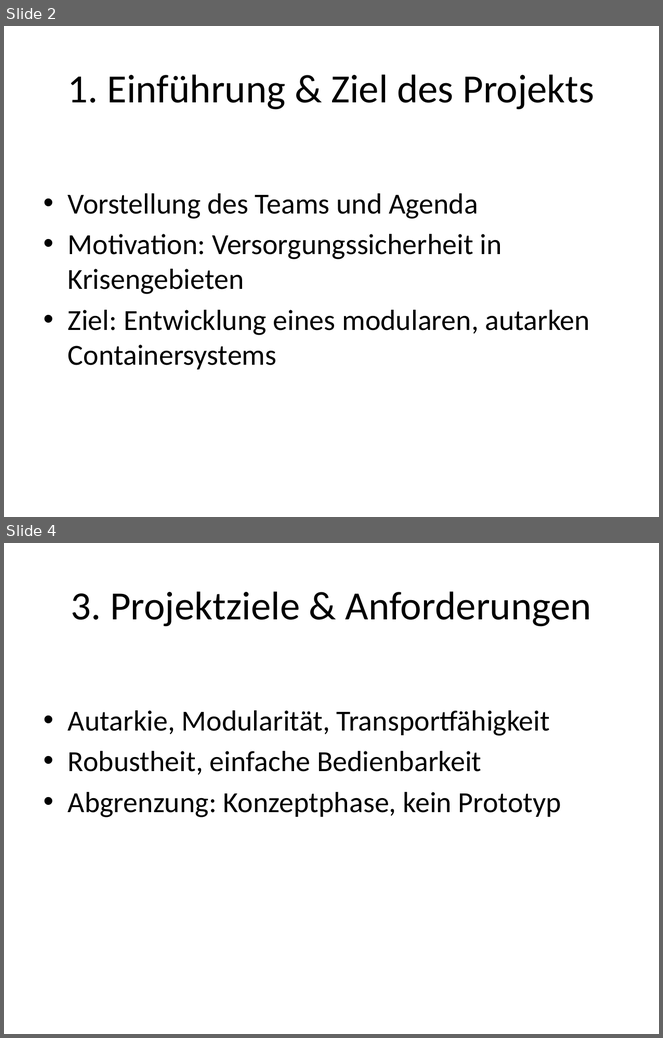
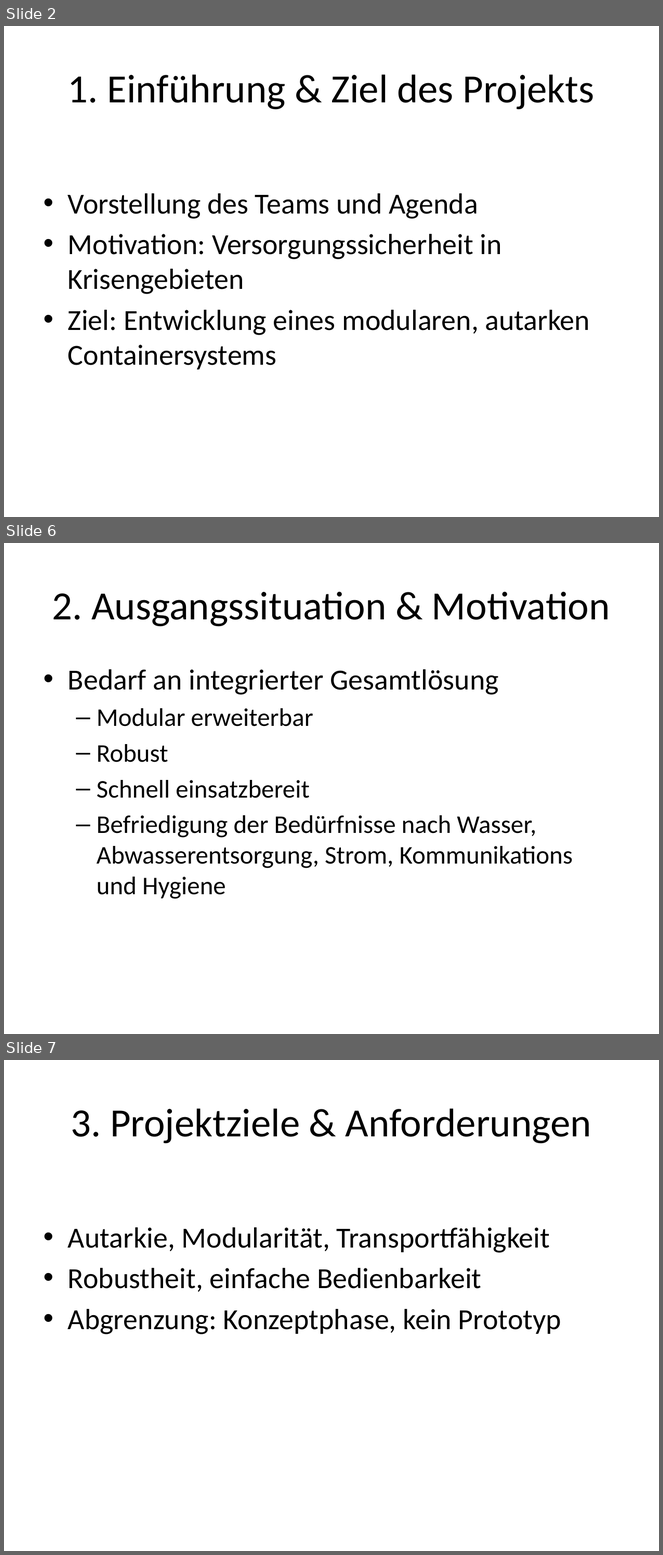
Before and after one commit to Beatlex/KaffeeContainer, a slide deck: Projektpräsentation/Powerpoint/Projektpraesentation_OffGrid_Containersystem_Gliederung.pptx. Shown one above the other, each under a label of ours: slides 2 and 4 before the commit, slides 2, 6 and 7 after it; the slides between them are not shown. The pictures are 663x1038 and 663x1555 pixels, drawn with LibreOffice and Linux fonts; fonts in the diff are those of the drawing. Boxes give left, top, right and bottom in pixels: in the first picture for what was removed or moved away, otherwise in the second. Text is boxed around its words. In the diff, an @@ line names an element or a change of style, - is before the commit and + after.

```diff
--- a/Projektpräsentation/Powerpoint/Projektpraesentation_OffGrid_Containersystem_Gliederung.pptx
+++ b/Projektpräsentation/Powerpoint/Projektpraesentation_OffGrid_Containersystem_Gliederung.pptx
@@ slide 6 added at bbox=[4, 543, 659, 1034], background #FFFFFF @@
@@ title added at bbox=[52, 591, 610, 627], 44 pt, text #000000 @@
+2. Ausgangssituation & Motivation
@@ text added at bbox=[68, 669, 573, 899], 28 pt, text #000000 @@
+• Bedarf an integrierter Gesamtlösung
+  – Modular erweiterbar
+  – Robust
+  – Schnell einsatzbereit
+  – Befriedigung der Bedürfnisse nach Wasser, Abwasserentsorgung, Strom, Kommunikations und Hygiene
@@ what was slide 4 is now slide 7 @@
```
Also in this commit, not shown: 3 slides changed, 3 other slides added, 1 other file.
